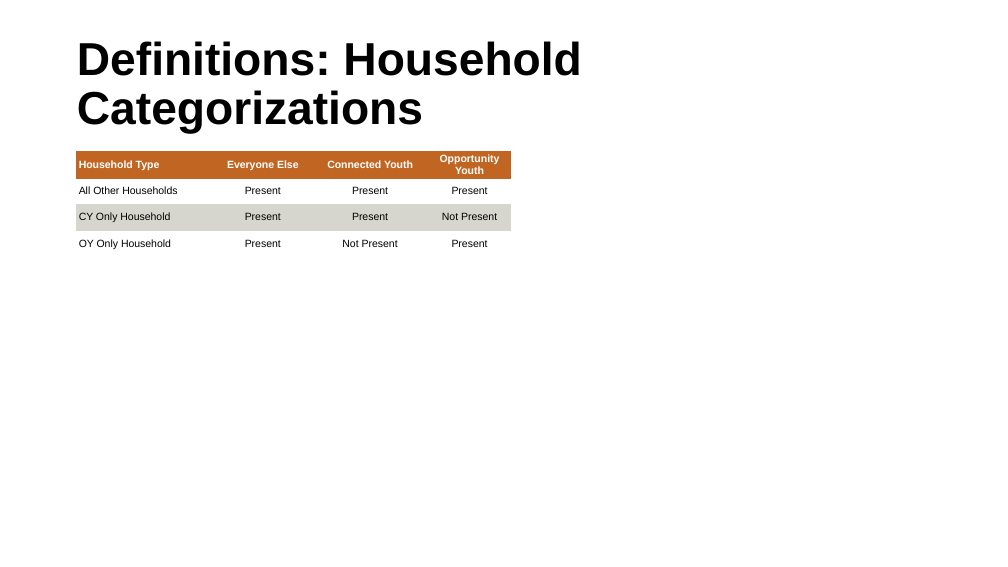
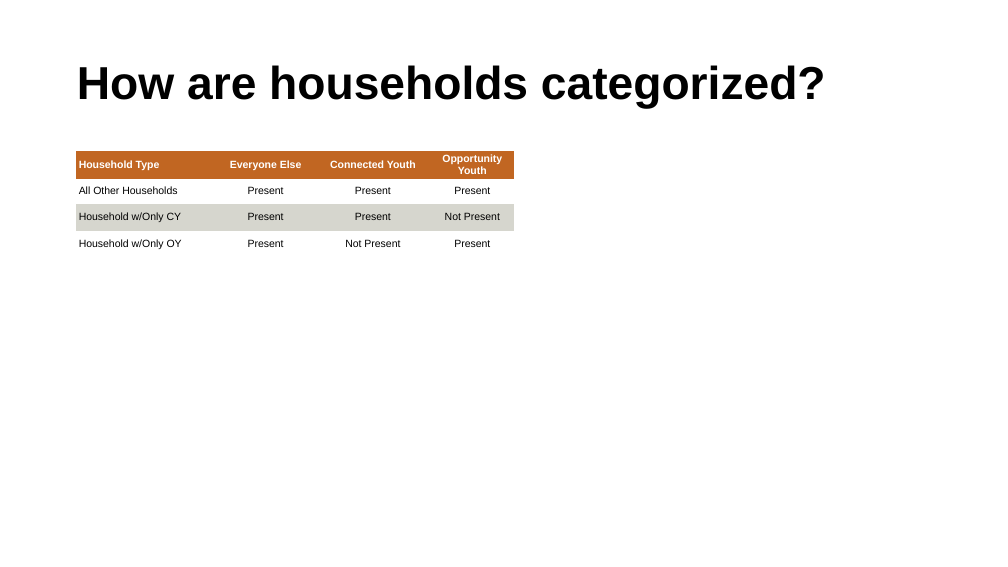
Before and after one commit to ucdiegorubi/oy_census_analysis, a slide deck: slide 9 of create_powerpoint/household_structure_estimates.pptx (slide 7 before the commit). Drawn at 1008x567 pixels with LibreOffice and Linux fonts; fonts in the diff are those of the drawing; background and template pictures are left out. Boxes give left, top, right and bottom in pixels: in the first picture for what was removed or moved away, otherwise in the second. Text is boxed around its words. In the diff, an @@ line names an element or a change of style, - is before the commit and + after.

```diff
--- a/create_powerpoint/household_structure_estimates.pptx
+++ b/create_powerpoint/household_structure_estimates.pptx
@@ title at (x1=77, y1=65, x2=826, y2=109): text changed @@
-Definitions: Household Categorizations
+How are households categorized?
@@ table at (x1=76, y1=151, x2=514, y2=567) @@
-row 3, column 1: CY Only Household
+row 3, column 1: Household w/Only CY
-row 4, column 1: OY Only Household
+row 4, column 1: Household w/Only OY
```
Also in this commit, not shown: 3 other slides changed, 5 slides added, 3 slides removed, 8 other files.
